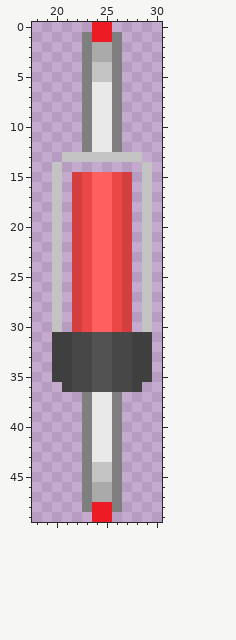
One commit to this pixel-art sprite: UCBeditor/element/solid/D/DO-35.png. The picture above is the old version.
The file is 50x50 pixels. Colours within 5 levels of each other are drawn and written as one. Shown: x 18..30, y 0..49.
After the commit:
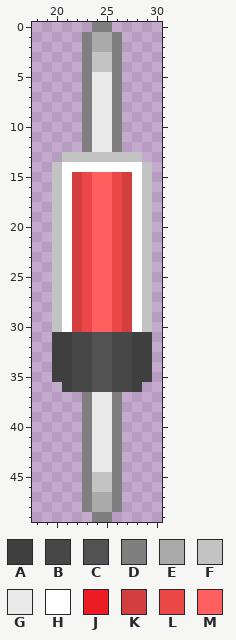
Palette (. is transparent): A #3f3f3f  B #474747  C #525252  D #7f7f7f  E #aaaaaa  F #c3c3c3  G #e9e9e9  H #ffffff  J #ed1c24  K #d33f3f  L #eb4747  M #ff5f5f
Edits made:
y 0: x 24..25 JJ -> DD
y 1: x 24..25 JJ -> EE
y 3: x 24..25 EE -> FF
y 5: x 24..25 FF -> GG
y 14: x 21..28 ........ -> HHHHHHHH
y 15..30: x 21 . -> H; x 28 . -> H
y 44: x 24..25 FF -> GG
y 46: x 24..25 EE -> FF
y 48: x 24..25 JJ -> EE
y 49: x 24..25 JJ -> DD
